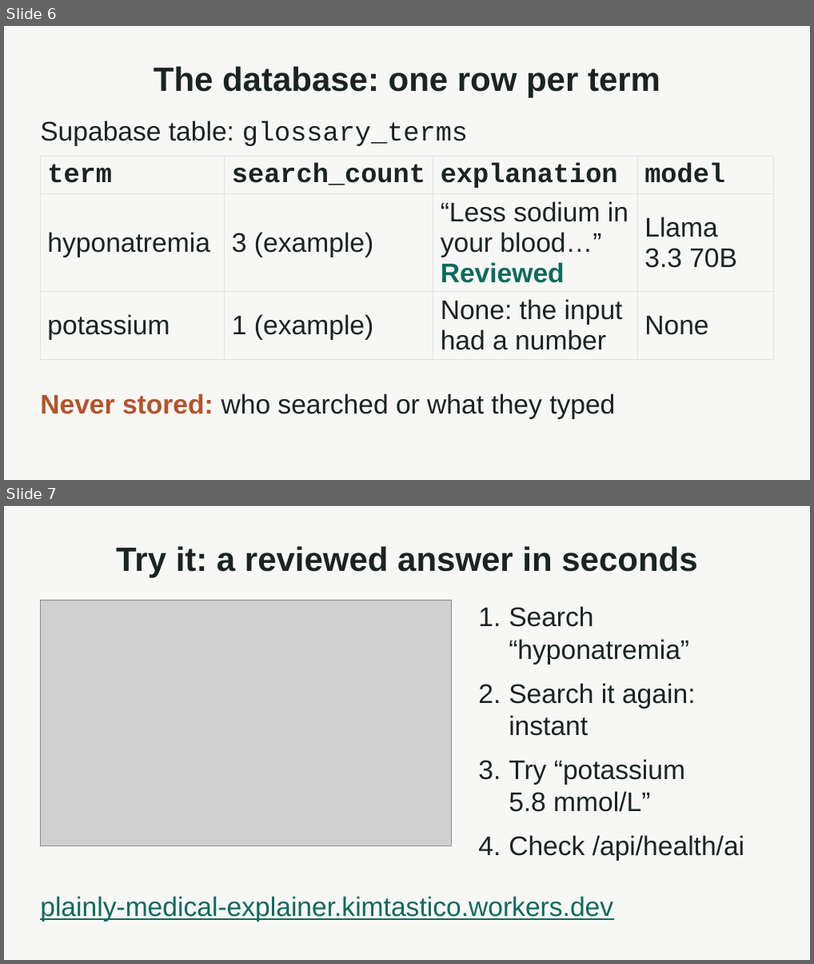
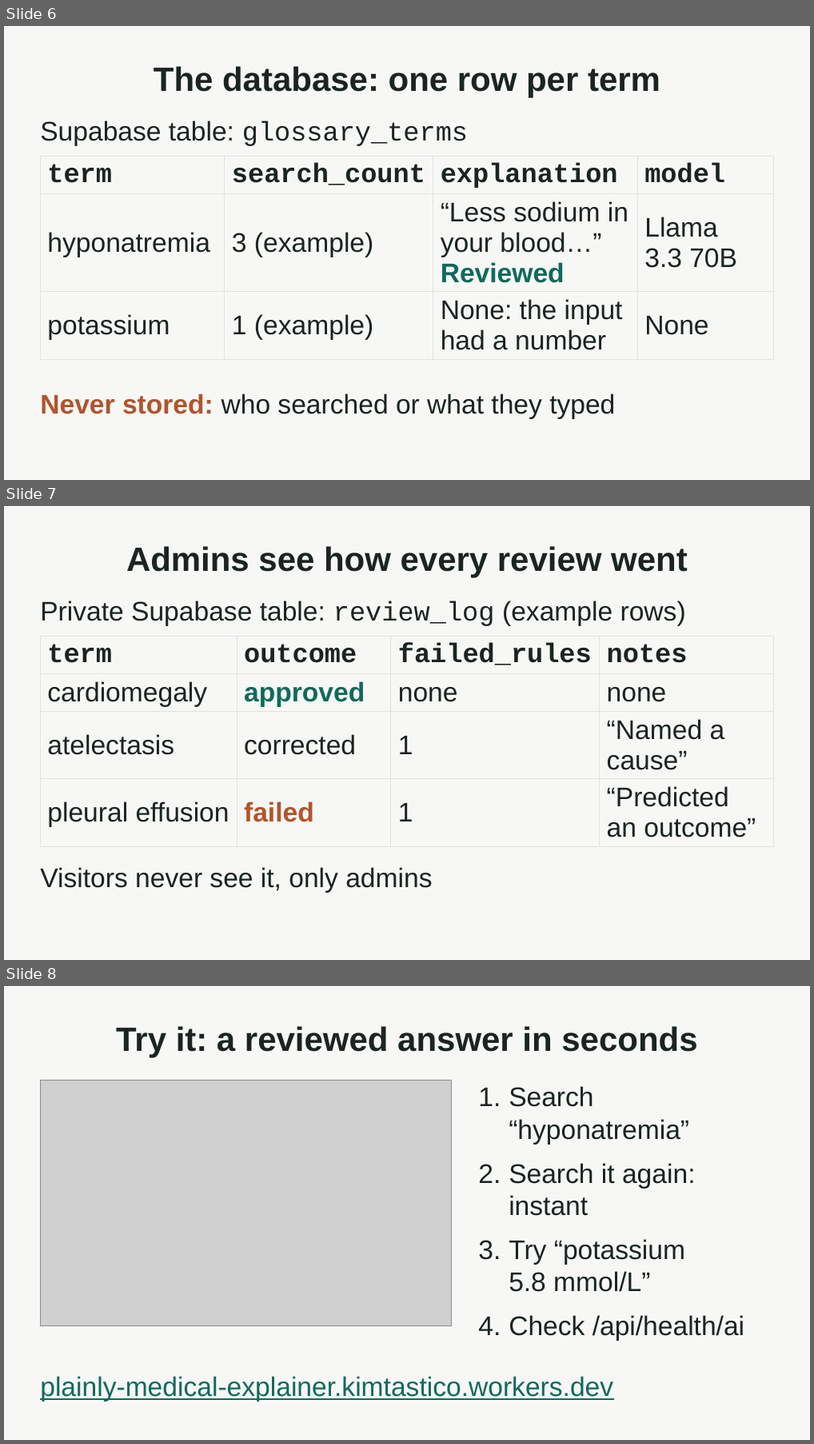
Before and after one commit to kimtastico/Applied-Agentic-Healthcare-Demo, a slide deck: presentation/plainly-deck.pptx. Shown one above the other, each under a label of ours: slides 6 and 7 before the commit, slides 6, 7 and 8 after it. The pictures are 814x964 and 814x1444 pixels, drawn with LibreOffice and Linux fonts; fonts in the diff are those of the drawing; grey boxes stand for pictures. Boxes give left, top, right and bottom in pixels: in the first picture for what was removed or moved away, otherwise in the second. Text is boxed around its words. In the diff, an @@ line names an element or a change of style, - is before the commit and + after.

```diff
--- a/presentation/plainly-deck.pptx
+++ b/presentation/plainly-deck.pptx
@@ slide 7 added at box(4, 506, 810, 960), background #F7F8F6 @@
@@ title added at box(126, 546, 688, 577), 40 pt, text #1B2421, bold @@
+Admins see how every review went
@@ text added at box(40, 600, 686, 626), 32 pt, text #1B2421 @@
+Private Supabase table: review_log (example rows)
@@ table added at box(40, 636, 774, 840), 4 rows, 4 columns @@
+term | outcome | failed_rules | notes
+cardiomegaly | approved | none | none
+atelectasis | corrected | 1 | “Named a cause”
+pleural effusion | failed | 1 | “Predicted an outcome”
@@ text added at box(40, 867, 432, 892), 32 pt, text #1B2421 @@
+Visitors never see it, only admins
@@ what was slide 7 is now slide 8 @@
```
Also in this commit, not shown: 1 other file.
